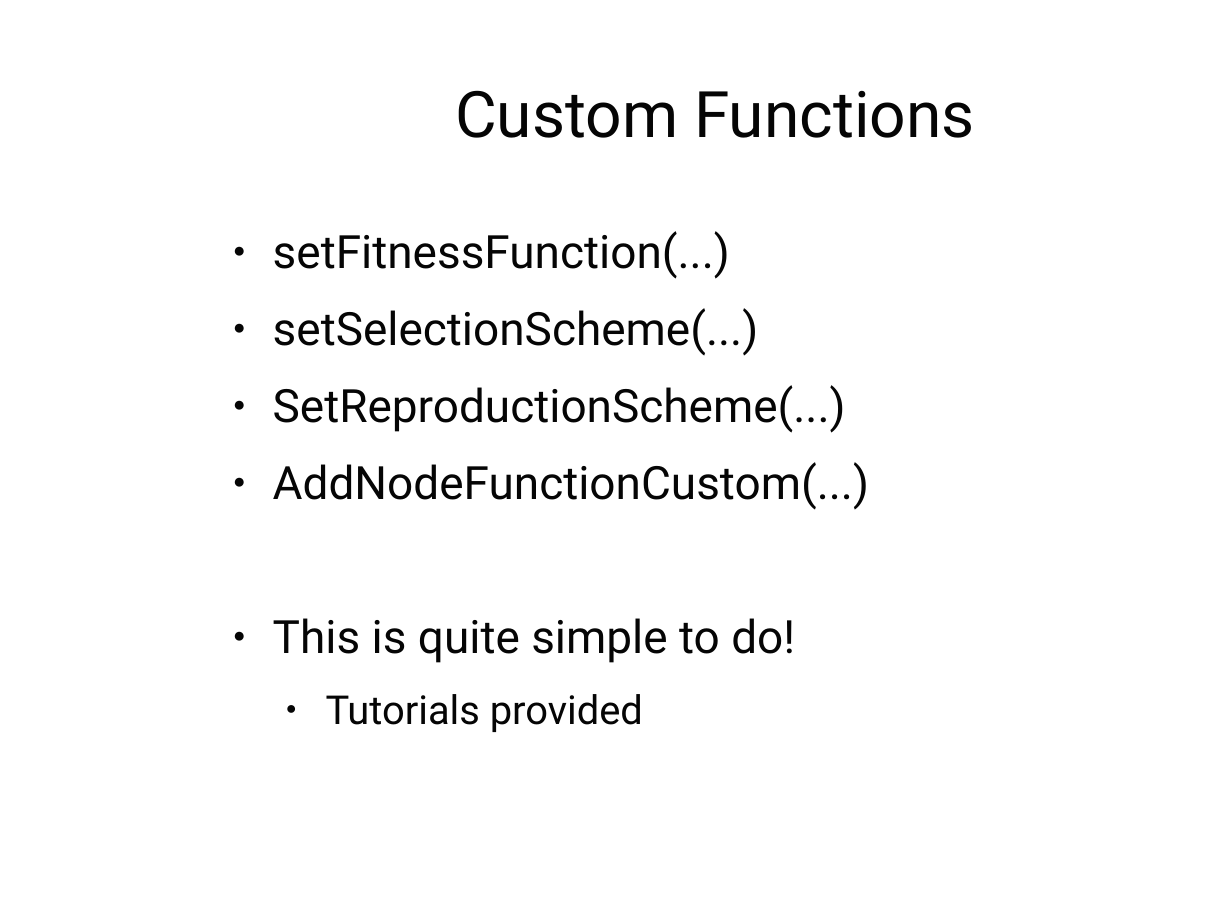
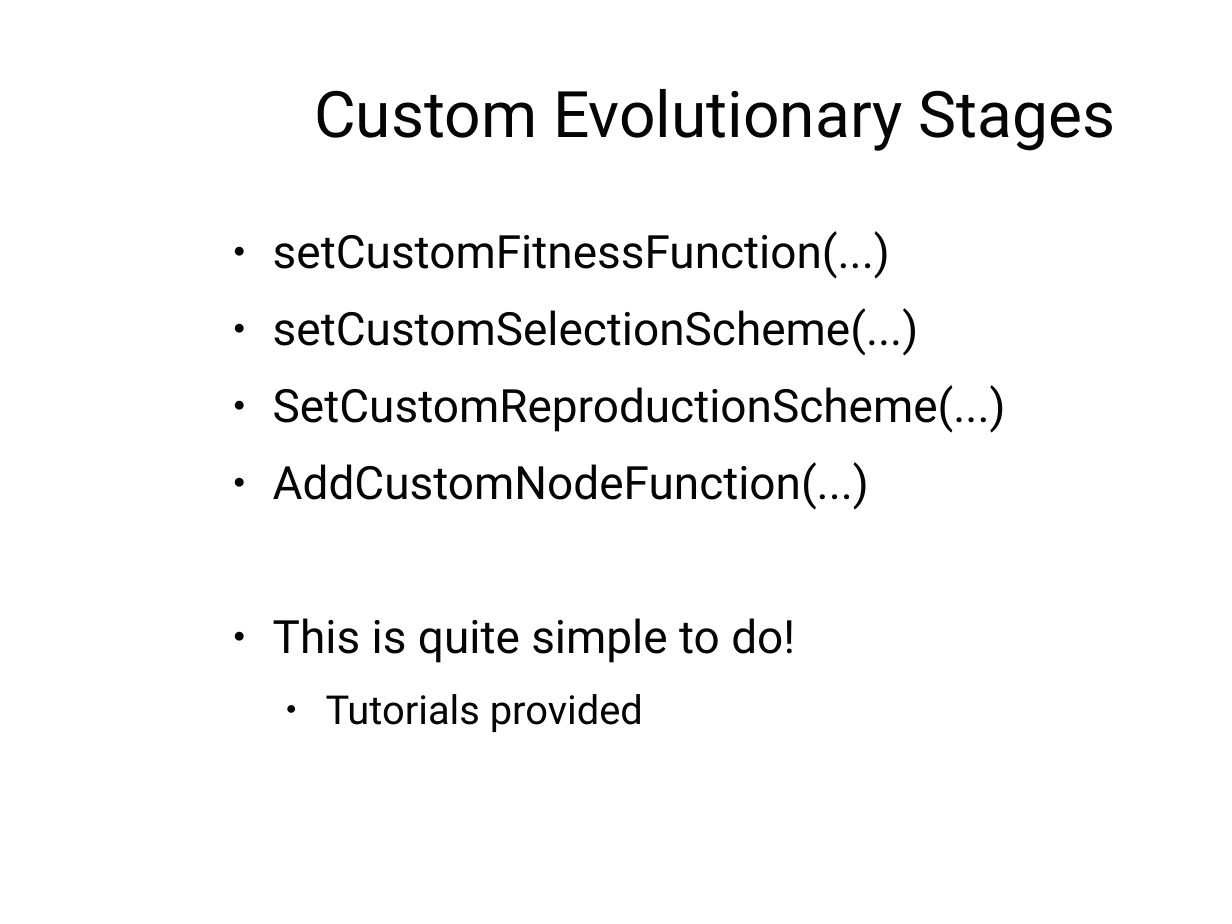
Before and after one commit to AndrewJamesTurner/CGP-Library, a slide deck: slide 11 of presentation/introduction.odp. Drawn at 1232x924 pixels with LibreOffice and Linux fonts; fonts in the diff are those of the drawing; background and template pictures are left out. Boxes give left, top, right and bottom in pixels: in the first picture for what was removed or moved away, otherwise in the second. Text is boxed around its words. In the diff, an @@ line names an element or a change of style, - is before the commit and + after.

Commit message:
renamed addNodeFunctionCustom to addCustomNodeFunction.

```diff
--- a/presentation/introduction.odp
+++ b/presentation/introduction.odp
@@ title at [314, 89, 1115, 151]: text changed @@
-Custom Functions
+Custom Evolutionary Stages
@@ text at [273, 231, 1006, 510]: text changed @@
-● setFitnessFunction(...)
-● setSelectionScheme(...)
-● SetReproductionScheme(...)
-● AddNodeFunctionCustom(...)
+● setCustomFitnessFunction(...)
+● setCustomSelectionScheme(...)
+● SetCustomReproductionScheme(...)
+● AddCustomNodeFunction(...)
```
Also in this commit, not shown: 5 other slides changed, 25 other files.
